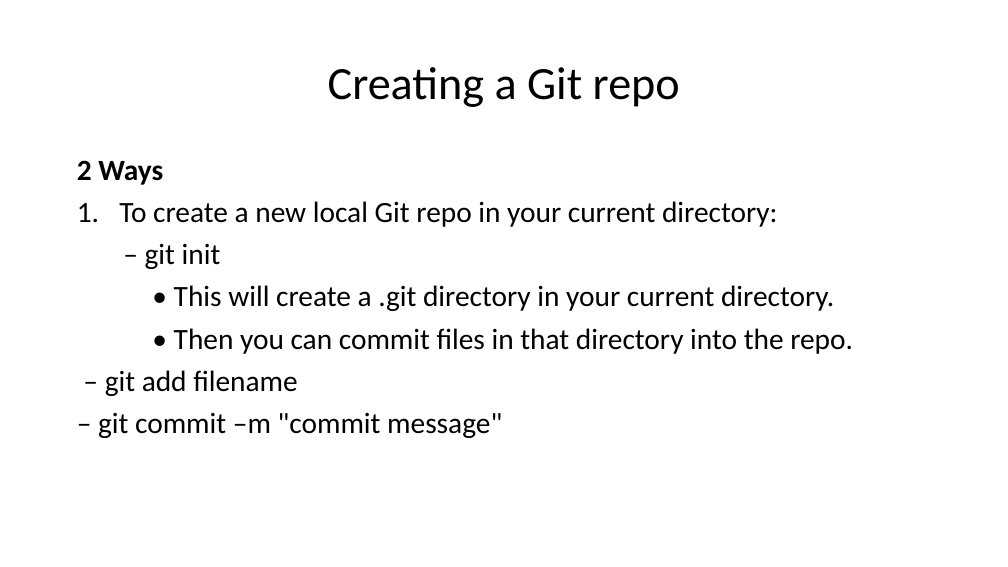
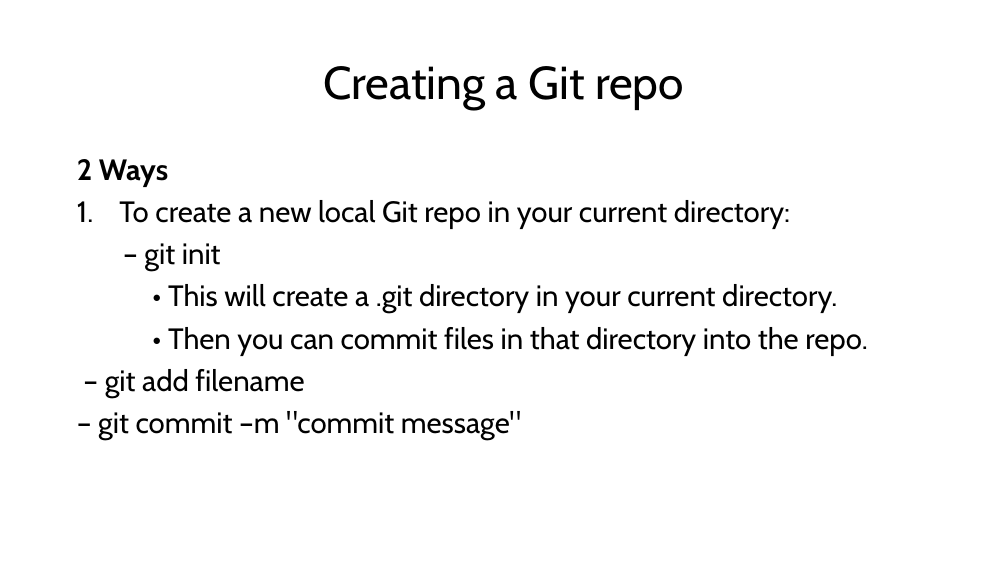
Before and after one commit to praneethcheraku-collab/DevOps, a slide deck: slide 19 of Git.pptx (slide 15 before the commit). Drawn at 1008x567 pixels with LibreOffice and Linux fonts; fonts in the diff are those of the drawing. Boxes give left, top, right and bottom in pixels: in the first picture for what was removed or moved away, otherwise in the second. Text is boxed around its words. In the diff, an @@ line names an element or a change of style, - is before the commit and + after.

```diff
--- a/Git.pptx
+++ b/Git.pptx
@@ title "Creating a Git repo" at bbox=[324, 66, 684, 110]: font Calibri to Cabin @@
@@ text "2 Ways" at bbox=[77, 159, 868, 440]: font Calibri to Cabin @@
```
Also in this commit, not shown: 18 other slides changed, 7 slides added, 1 slide removed.
